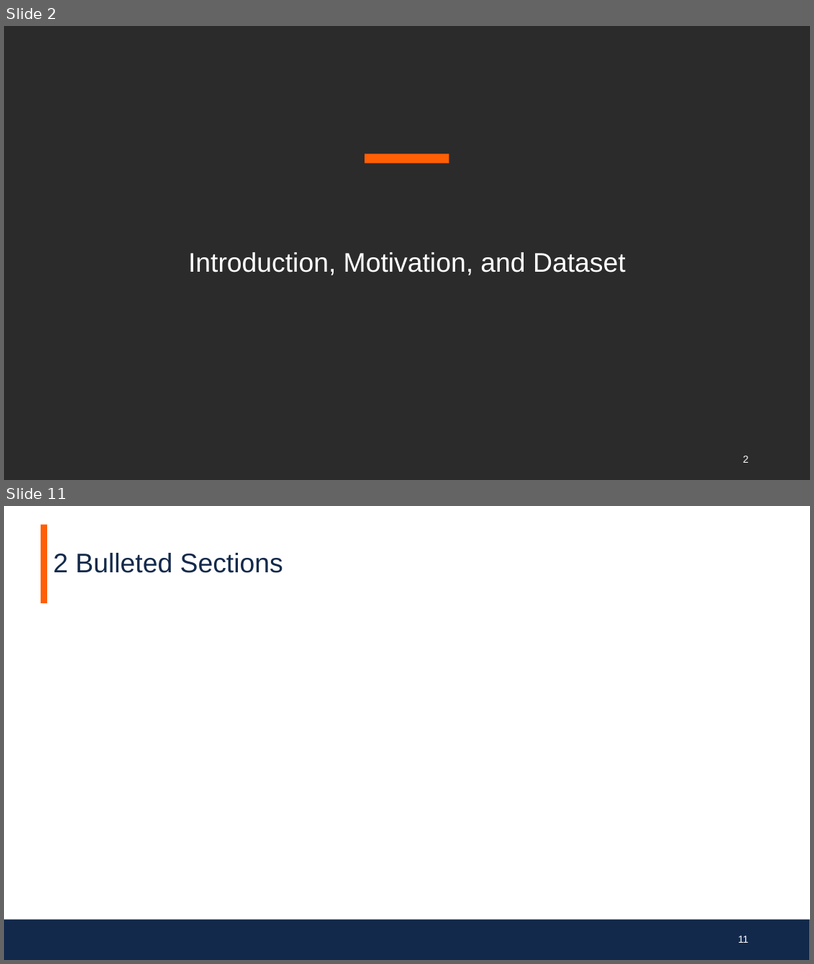
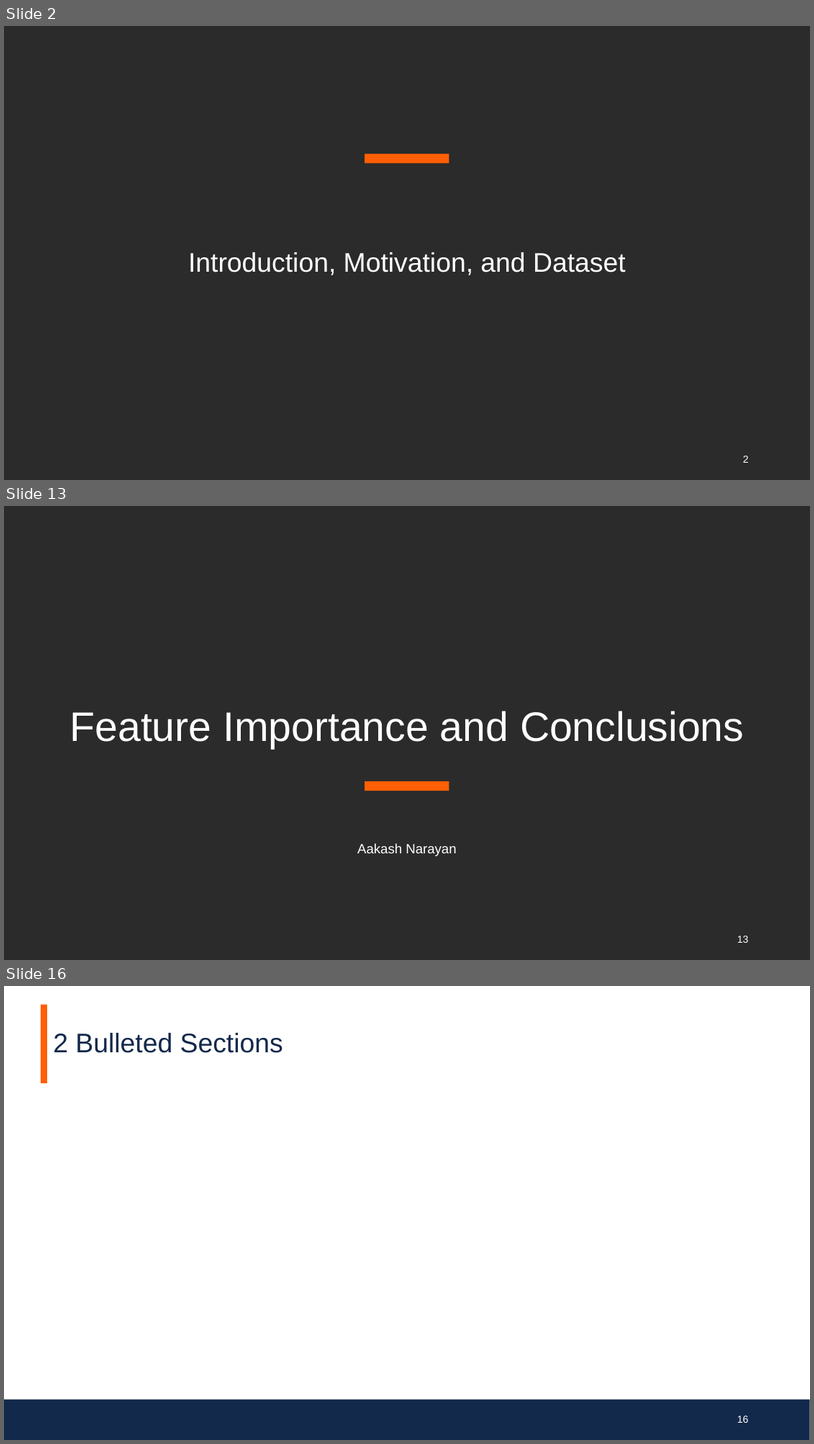
Before and after one commit to SimonKato/Chicago-Crime-Analysis, a slide deck: FinalPresentation.pptx. Shown one above the other, each under a label of ours: slides 2 and 11 before the commit, slides 2, 13 and 16 after it; the slides between them are not shown. The pictures are 814x964 and 814x1444 pixels, drawn with LibreOffice and Linux fonts; fonts in the diff are those of the drawing; background and template pictures are left out; a plain dark background stands for a picture behind light text. Boxes give left, top, right and bottom in pixels: in the first picture for what was removed or moved away, otherwise in the second. Text is boxed around its words. In the diff, an @@ line names an element or a change of style, - is before the commit and + after.

Commit message:
Another update from google drive. Namely, the conclusion document, which has primarily been switched to .tex.

```diff
--- a/FinalPresentation.pptx
+++ b/FinalPresentation.pptx
@@ slide 13 added at box(4, 506, 810, 960), background picture (left out) @@
@@ title added at box(70, 710, 744, 749), 49 pt, text #FFFFFF @@
+Feature Importance and Conclusions
@@ rectangle added at box(365, 781, 449, 791), fill #FF5F05 @@
@@ text added at box(358, 843, 456, 856), 16 pt, text #FFFFFF @@
+Aakash Narayan
@@ page number added at box(738, 935, 749, 942), 12 pt, text #FFFFFF @@
+13
@@ what was slide 11 is now slide 16 @@
@@ page number at box(738, 1415, 749, 1422): text changed @@
-11
+16
```
Also in this commit, not shown: 8 slides changed, 4 other slides added, 14 other files.
